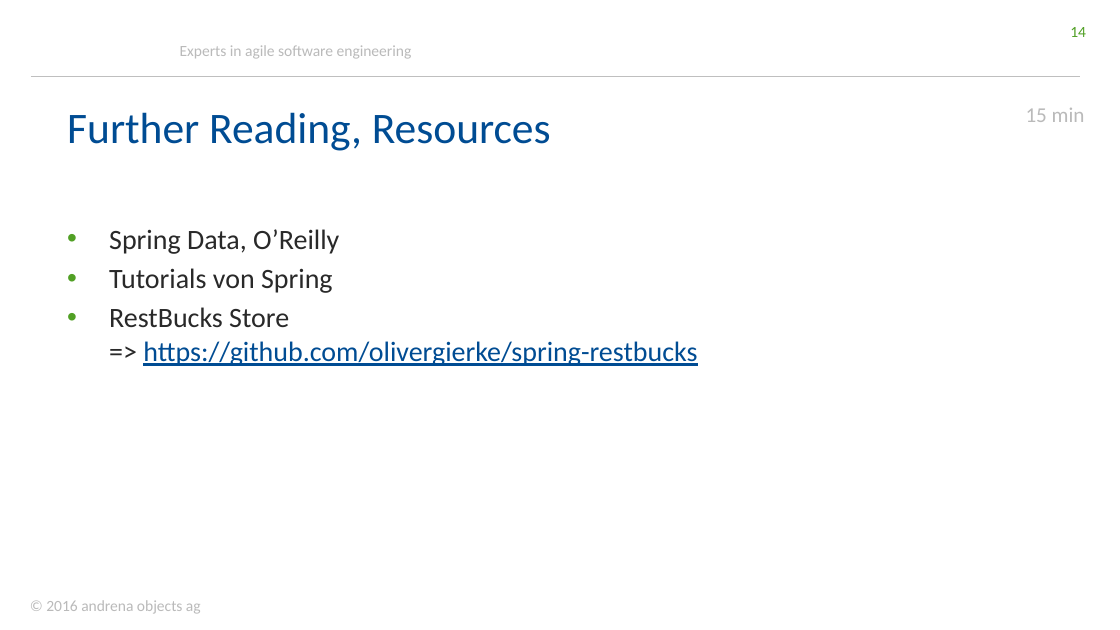
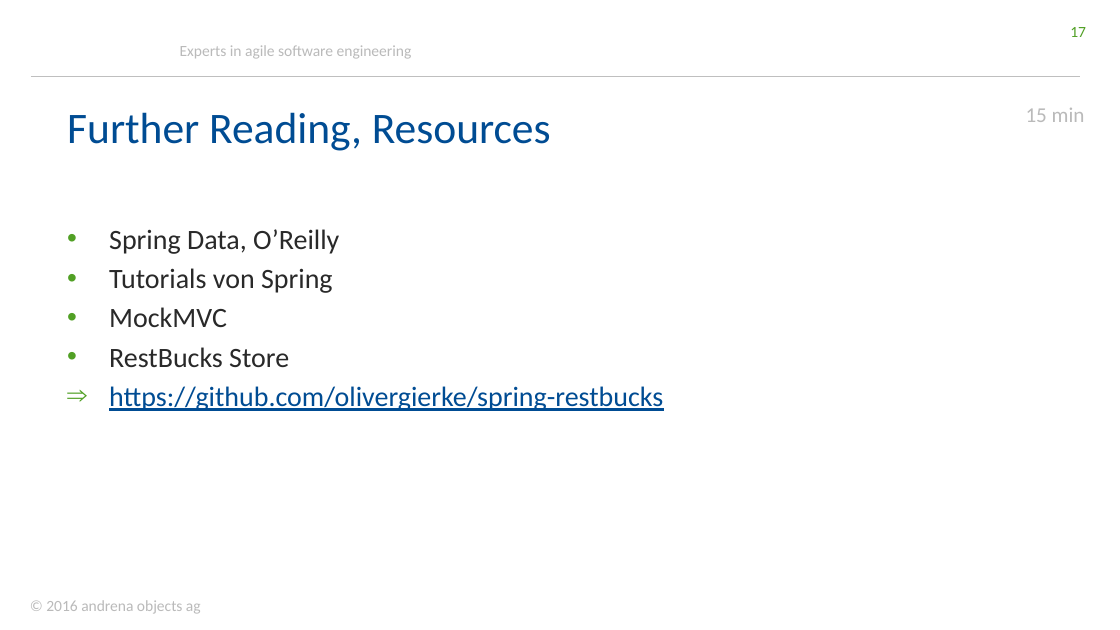
Before and after one commit to stklqt/oop-springboot-springdata-server, a slide deck: slide 17 of slides.pptx (slide 14 before the commit). Drawn at 1120x630 pixels with LibreOffice and Linux fonts; fonts in the diff are those of the drawing; background and template pictures are left out. Boxes give left, top, right and bottom in pixels: in the first picture for what was removed or moved away, otherwise in the second. Text is boxed around its words. In the diff, an @@ line names an element or a change of style, - is before the commit and + after.

```diff
--- a/slides.pptx
+++ b/slides.pptx
@@ page number at (x1=1070, y1=27, x2=1086, y2=37): text changed @@
-14
+17
@@ text at (x1=109, y1=307, x2=663, y2=411): text changed @@
-• RestBucks Store
-  => https://github.com/olivergierke/spring-restbucks
+• MockMVC
+• RestBucks Store
+⇒ https://github.com/olivergierke/spring-restbucks
```
Also in this commit, not shown: 6 other slides changed, 3 slides added, 1 other file.
